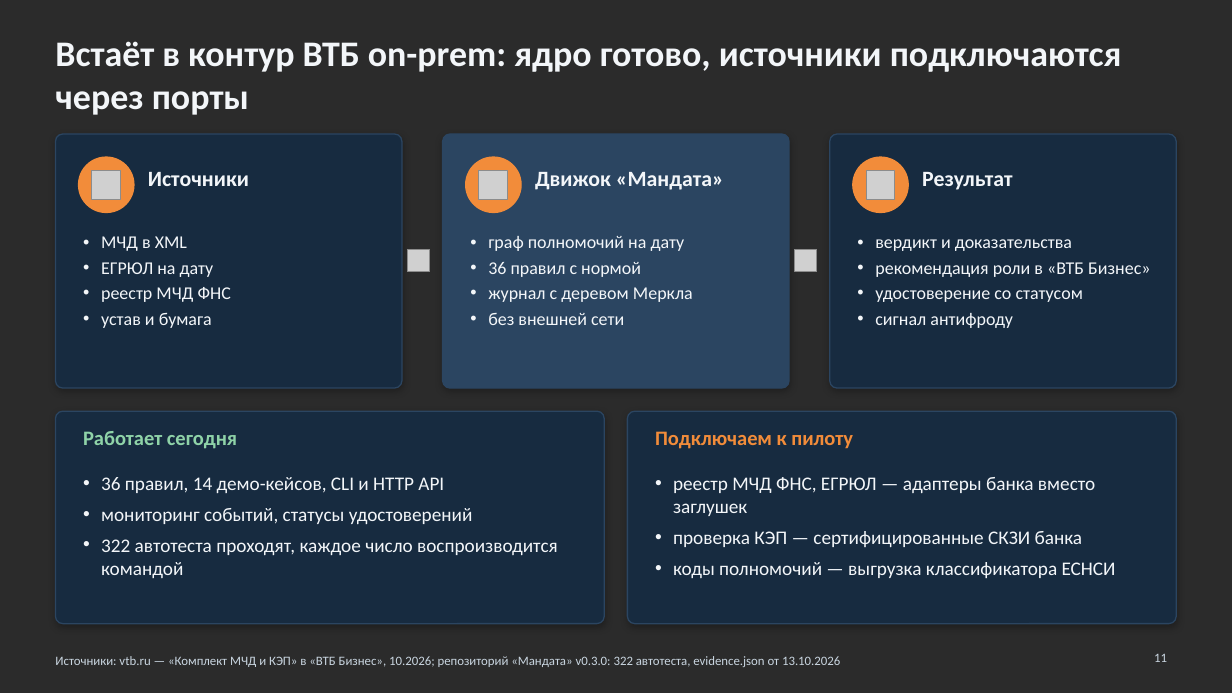
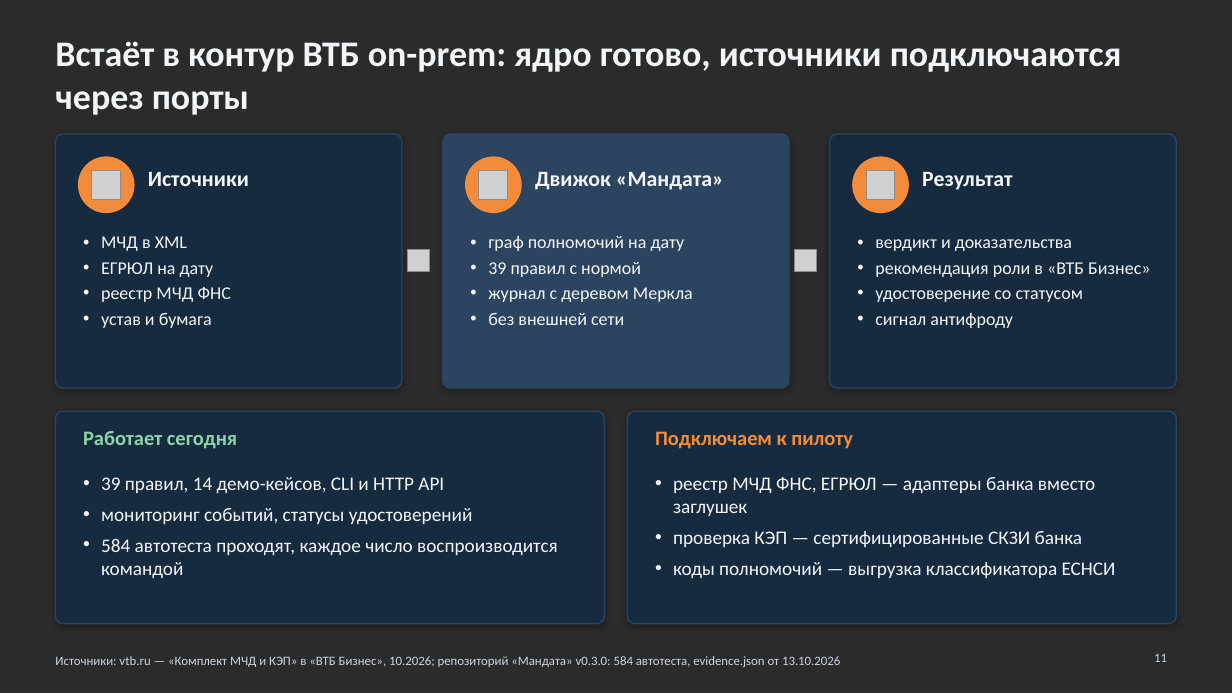
Before and after one commit to KonkovDV/Mandat, a slide deck: slide 11 of Mandat_VTB.pptx. Drawn at 1232x693 pixels with LibreOffice and Linux fonts; fonts in the diff are those of the drawing; grey boxes stand for pictures; background and template pictures are left out; a plain dark background stands for a picture behind light text. Boxes give left, top, right and bottom in pixels: in the first picture for what was removed or moved away, otherwise in the second. Text is boxed around its words. In the diff, an @@ line names an element or a change of style, - is before the commit and + after.

```diff
--- a/Mandat_VTB.pptx
+++ b/Mandat_VTB.pptx
@@ text at [488,262,641,277]: text changed @@
-• 36 правил с нормой
+• 39 правил с нормой
@@ text at [101,477,444,493]: text changed @@
-• 36 правил, 14 демо-кейсов, CLI и HTTP API
+• 39 правил, 14 демо-кейсов, CLI и HTTP API
@@ text at [101,539,558,578]: text changed @@
-• 322 автотеста проходят, каждое число воспроизводится командой
+• 584 автотеста проходят, каждое число воспроизводится командой
@@ text at [55,656,840,667]: text changed @@
-Источники: vtb.ru — «Комплект МЧД и КЭП» в «ВТБ Бизнес», 10.2026; репозиторий «Мандата» v0.3.0: 322 автотеста, evidence.json от 13.10.2026
+Источники: vtb.ru — «Комплект МЧД и КЭП» в «ВТБ Бизнес», 10.2026; репозиторий «Мандата» v0.3.0: 584 автотеста, evidence.json от 13.10.2026
```
Also in this commit, not shown: 6 other slides changed, 6 other files.
